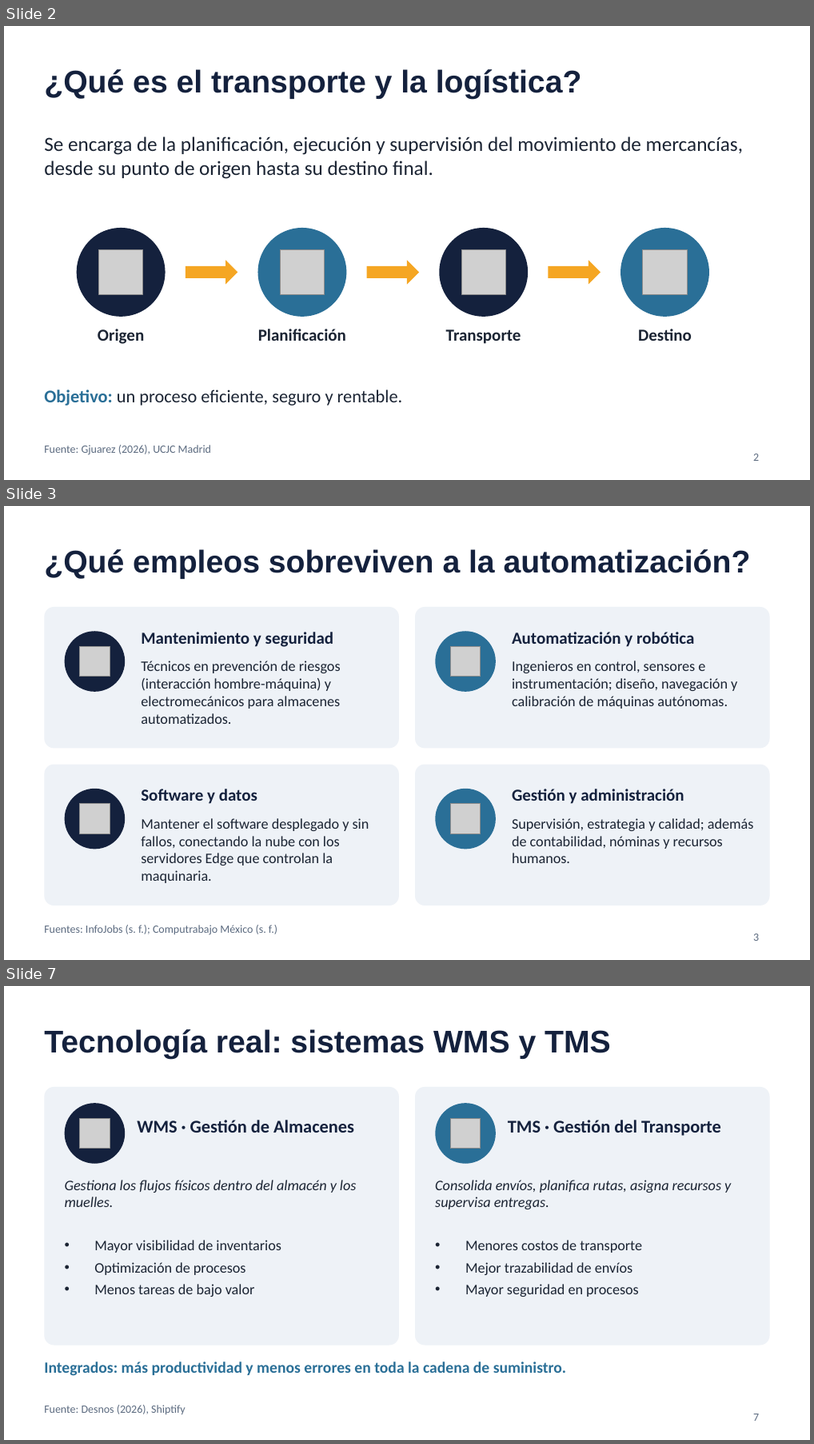
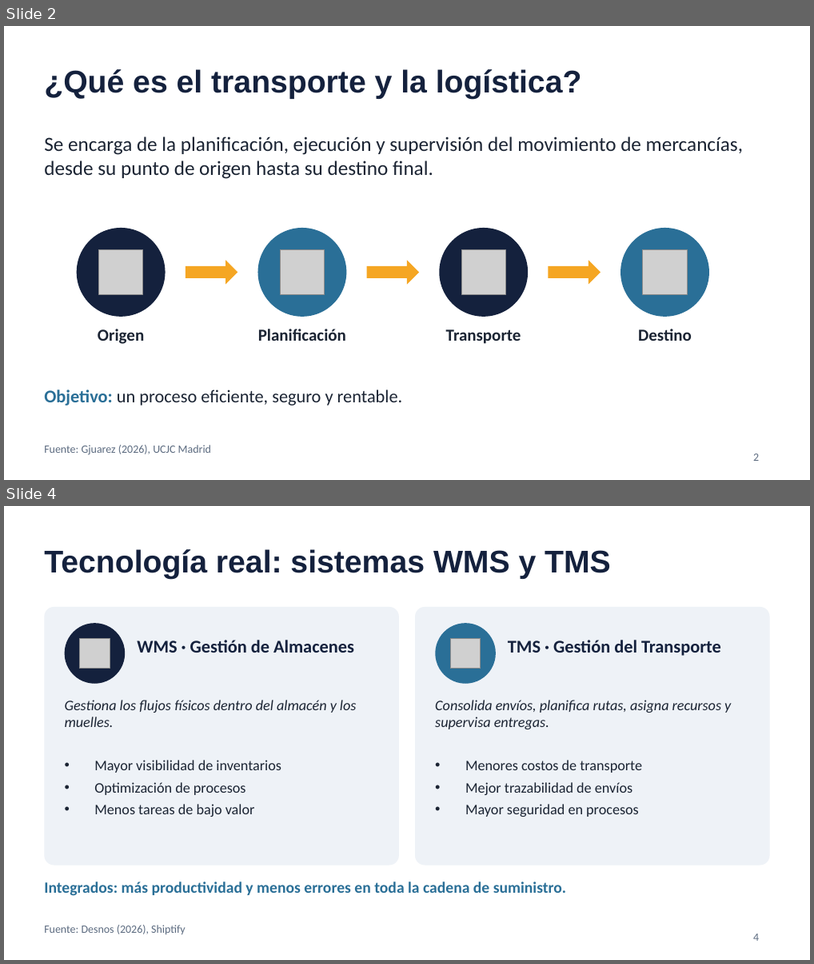
Before and after one commit to vibeimpert/a, a slide deck: Transporte_y_Logistica_Transhumanismo.pptx. Shown one above the other, each under a label of ours: slides 2, 3 and 7 before the commit, slides 2 and 4 after it; the slides between them are not shown. The pictures are 814x1444 and 814x964 pixels, drawn with LibreOffice and Linux fonts; fonts in the diff are those of the drawing; grey boxes stand for pictures. Boxes give left, top, right and bottom in pixels: in the first picture for what was removed or moved away, otherwise in the second. Text is boxed around its words. In the diff, an @@ line names an element or a change of style, - is before the commit and + after.

```diff
--- a/Transporte_y_Logistica_Transhumanismo.pptx
+++ b/Transporte_y_Logistica_Transhumanismo.pptx
@@ slide 3 removed at [4, 506, 810, 960], background #FFFFFF @@
@@ title removed at [44, 549, 751, 579] @@
-¿Qué empleos sobreviven a la automatización?
@@ rounded rectangle removed at [44, 607, 399, 748] @@
@@ rounded rectangle removed at [415, 607, 770, 748] @@
@@ ellipse removed at [65, 631, 125, 692] @@
@@ picture removed at [80, 646, 110, 677] @@
@@ text removed at [141, 632, 334, 647] @@
-Mantenimiento y seguridad
@@ ellipse removed at [435, 631, 496, 692] @@
@@ picture removed at [450, 646, 482, 677] @@
@@ text removed at [512, 632, 694, 647] @@
-Automatización y robótica
@@ text removed at [141, 660, 341, 724] @@
-Técnicos en prevención de riesgos (interacción hombre-máquina) y electromecánicos para almacenes automatizados.
@@ text removed at [512, 660, 738, 708] @@
-Ingenieros en control, sensores e instrumentación; diseño, navegación y calibración de máquinas autónomas.
@@ rounded rectangle removed at [44, 764, 399, 905] @@
@@ rounded rectangle removed at [415, 764, 770, 905] @@
@@ ellipse removed at [65, 788, 125, 848] @@
@@ text removed at [141, 788, 258, 804] @@
-Software y datos
@@ ellipse removed at [435, 788, 496, 848] @@
@@ text removed at [512, 788, 684, 804] @@
-Gestión y administración
@@ picture removed at [80, 804, 110, 834] @@
@@ picture removed at [450, 804, 482, 834] @@
@@ text removed at [141, 818, 370, 883] @@
-Mantener el software desplegado y sin fallos, conectando la nube con los servidores Edge que controlan la maquinaria.
@@ text removed at [512, 818, 754, 863] @@
-Supervisión, estrategia y calidad; además de contabilidad, nóminas y recursos humanos.
@@ text removed at [44, 924, 278, 935] @@
-Fuentes: InfoJobs (s. f.); Computrabajo México (s. f.)
@@ page number removed at [754, 933, 759, 940] @@
-3
@@ what was slide 7 is now slide 4 @@
@@ page number at [754, 933, 759, 940]: text changed @@
-7
+4
```
Also in this commit, not shown: 1 slide added, 3 other slides removed, 1 other file.
